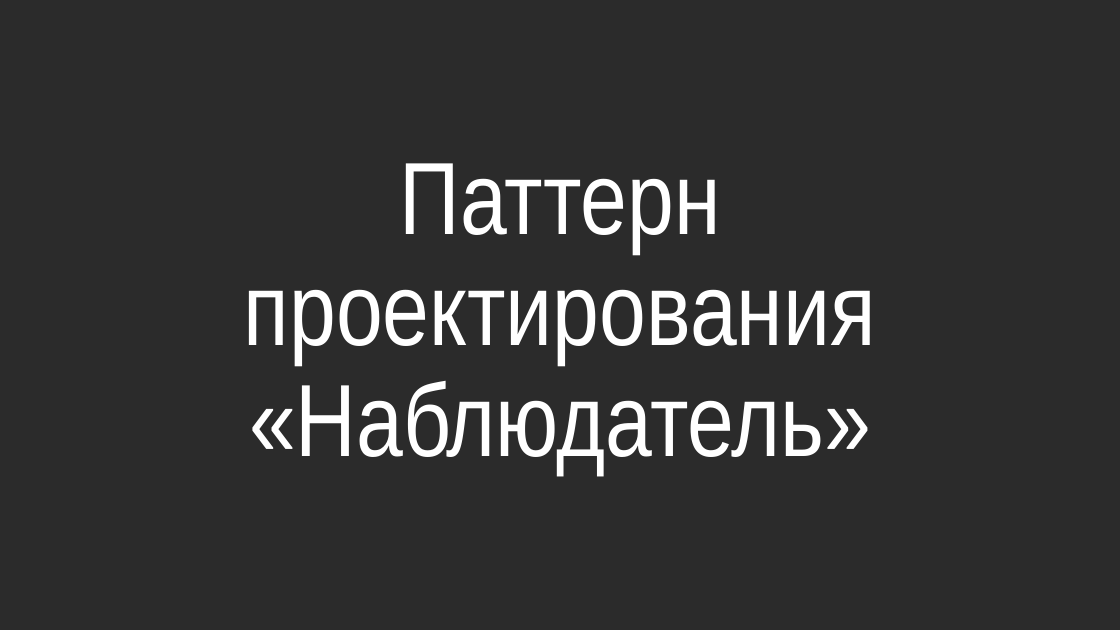
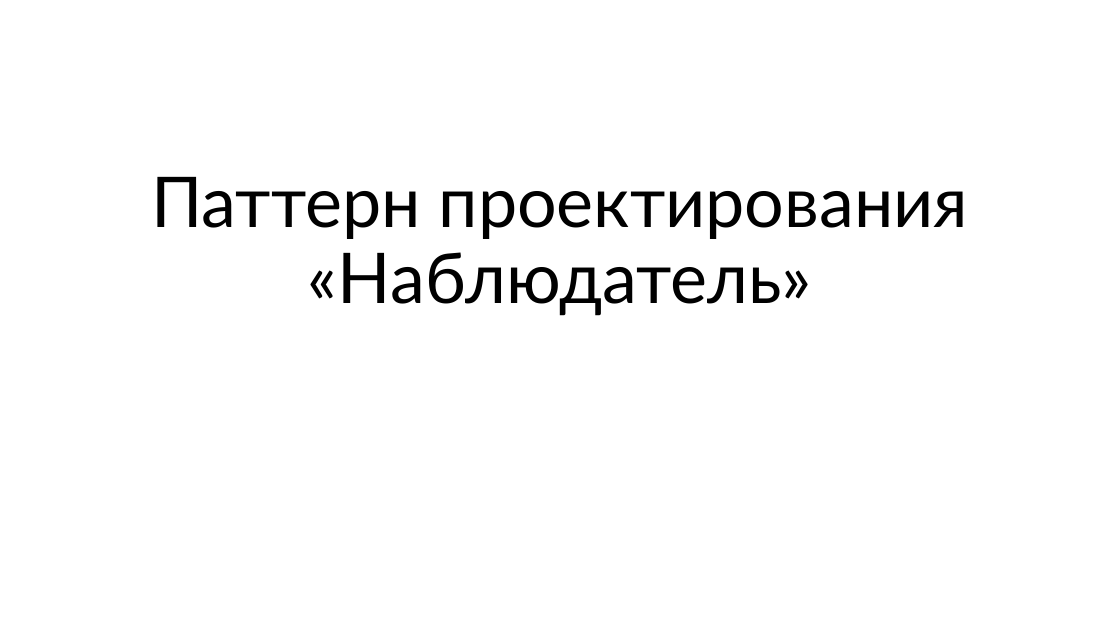
Before and after one commit to alexey-malov/ood, a slide deck: slide 1 of lectures/02.observer/observer.pptx. Drawn at 1120x630 pixels with LibreOffice and Linux fonts; fonts in the diff are those of the drawing; background and template pictures are left out; a plain dark background stands for a picture behind light text. Boxes give left, top, right and bottom in pixels: in the first picture for what was removed or moved away, otherwise in the second. Text is boxed around its words. In the diff, an @@ line names an element or a change of style, - is before the commit and + after.

Commit message:
обновил лекцию по паттерну "Наблюдатель"

```diff
--- a/lectures/02.observer/observer.pptx
+++ b/lectures/02.observer/observer.pptx
@@ background picture (left out) to #FFFFFF @@
@@ title "Паттерн проектирования «Наблюдатель»": place and size @@
-title "Паттерн проектирования «Наблюдатель»" at [244,163,876,475]
+title "Паттерн проектирования «Наблюдатель»" at [151,177,969,316]
@@ title "Паттерн проектирования «Наблюдатель»" at [151,177,969,316]: size 88 to 60 pt, font Arial Narrow to Lato, text colour #FFFFFF to #000000; less space between paragraphs @@
```
Also in this commit, not shown: 7 other slides changed, 5 slides added, 2 slides removed, 1 other file.
